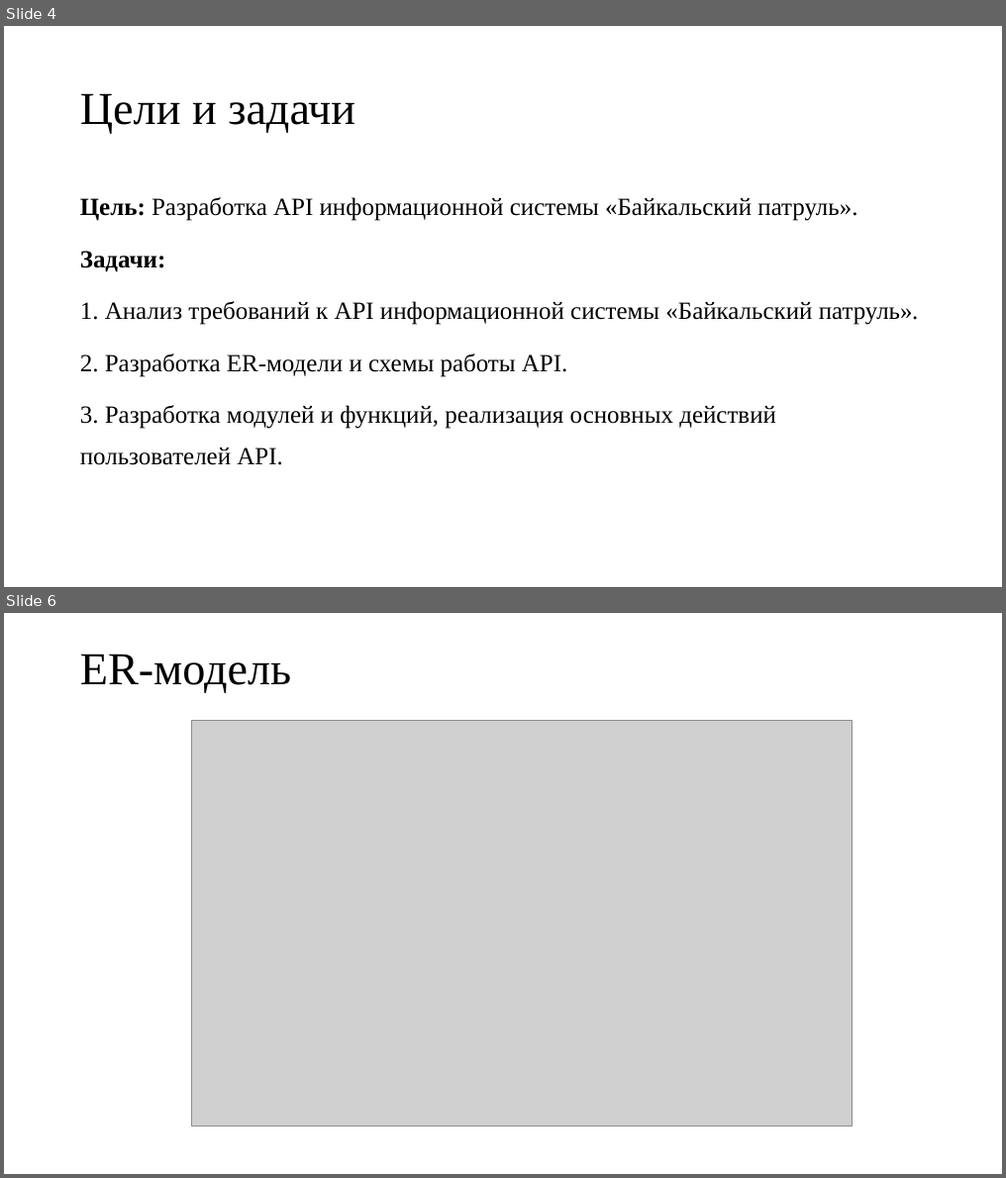
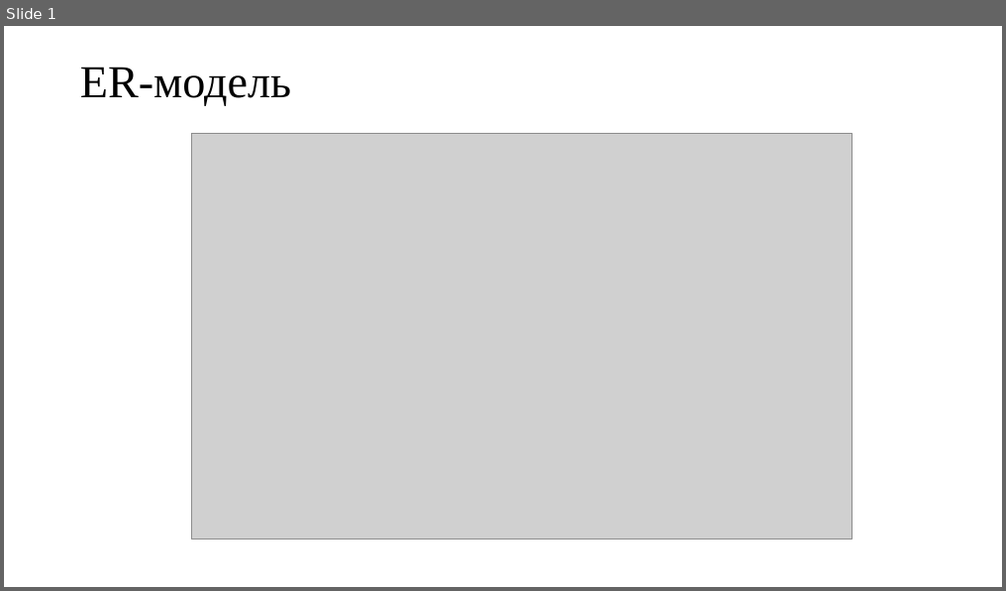
Before and after one commit to Zhambik/Kursach, a slide deck: Информационная система «Байкальский патруль».pptx. Shown one above the other, each under a label of ours: slides 4 and 6 before the commit, slide 1 after it; the slides between them are not shown. The pictures are 1006x1178 and 1006x591 pixels, drawn with LibreOffice and Linux fonts; fonts in the diff are those of the drawing; grey boxes stand for pictures. Boxes give left, top, right and bottom in pixels: in the first picture for what was removed or moved away, otherwise in the second. Text is boxed around its words. In the diff, an @@ line names an element or a change of style, - is before the commit and + after.

```diff
--- a/Информационная система «Байкальский патруль».pptx
+++ b/Информационная система «Байкальский патруль».pptx
@@ slide 4 removed at box(4, 26, 1002, 587), background #FFFFFF @@
@@ title removed at box(80, 93, 355, 134) @@
-Цели и задачи
@@ text removed at box(80, 197, 919, 466) @@
-Цель: Разработка API информационной системы «Байкальский патруль».
-Задачи:
-1. Анализ требований к API информационной системы «Байкальский патруль».
-2. Разработка ER-модели и схемы работы API.
-3. Разработка модулей и функций, реализация основных действий пользователей API.
@@ what was slide 6 is now slide 1 @@
```
Also in this commit, not shown: 5 other slides removed, 10 other files.
